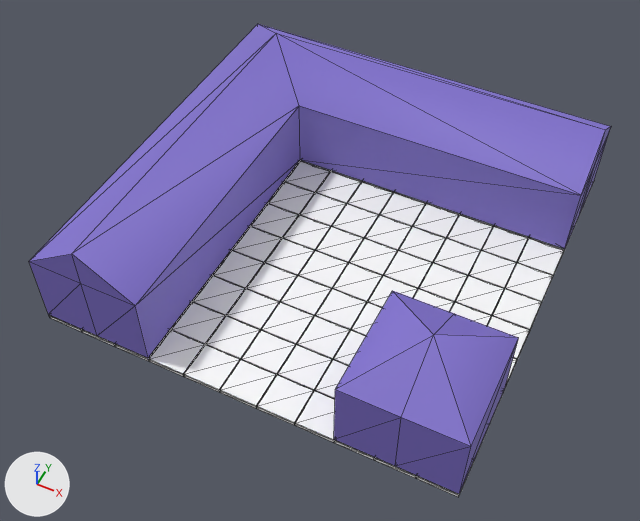
Renders of the glTF model repository/age-of/data/models/XG_Town-Hall.glb from each side of a commit.
Camera for both pictures: a 50 mm lens placed at (81.84, 21.11, 17.59), pointed at (75.29, 34.22, 1.21). Lighting does not change. The marker at lower left points along +X, +Y and +Z. Mesh edges are drawn as thin lines. Where no turn or scale is listed for an object, it has been applied to the vertices. Vertices at the same position are counted once.

Objects in the first picture: '1m_base_block_1353', '1m_base_block_1435', '1m_base_block_1436', '1m_base_block_1437', '1m_base_block_1438', '1m_base_block_1446', '1m_base_block_1447', '1m_base_block_1448', '1m_base_block_1449', '1m_base_block_1451', 'building_3m_3m_006', 'building_9m_3m_g_shape_006'.
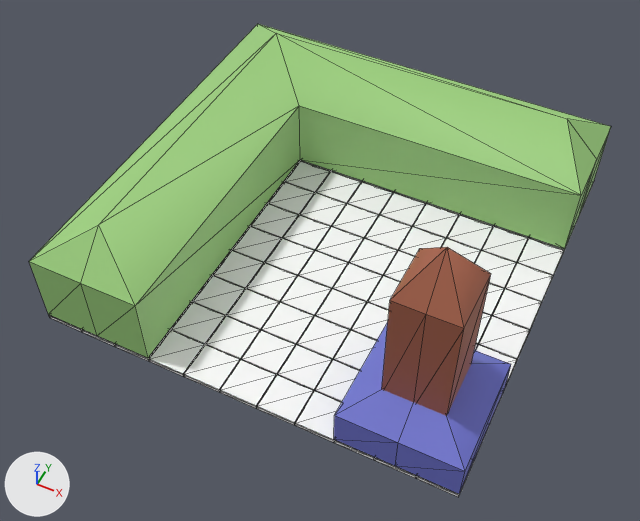
The newer file is also turned or shifted as a whole; pictures and numbers use the older file's frame.

Boxes [x1, y1, x2, y2] around the edits, measured in the pictures (640 x 521 px; the box of a moved part takes in the faces that stretch with it):
'building_9m_3m_g_shape_006', recoloured, reshaped, shading changed (blue to green): [29, 24, 611, 358] in both
'building_3m_3m_006', reshaped (15% shorter): before [334, 291, 519, 494]; after [334, 322, 511, 494]
'building_3m_3m_018', added (brown): after [382, 247, 491, 416]
part 2 of me_mesh_1285, moved or reshaped: [259, 24, 611, 195] in both
part 3 of me_mesh_1285, moved or reshaped: [29, 34, 299, 306] in both
part 4 of me_mesh_1285, shading changed: [81, 283, 134, 335] in both
part 5 of me_mesh_1285, shading changed: [581, 130, 610, 209] in both

The change, as a list of edits to the scene's bpy script:
```text
Add mat_green:
    mat_green = principled_material('green')
    mat_green.base_color = (0.348, 0.65, 0.215)  # green #9fd380
    mat_green.roughness = 0.553
Add mat_red:
    mat_red = principled_material('red')
    mat_red.base_color = (0.391, 0.123, 0.0677)  # brown #a8624a
    mat_red.roughness = 0.553
Change me_mesh_1286:
    where me_mesh_1286.from_pydata(...)  # 14 vertices, 24 faces; spans x -1.5..1.5, y -1.5..1.5, z 0.0..3.0
    used by ob_building_3m_3m_006; location = (79.0, 32.0, 0.0)
    before: 6 (-1.5, -1.5, 2.0) at pixel (335, 389), 7 (0.0, -1.5, 2.0) at pixel (401, 417), 8 (1.5, -1.5, 2.0) at pixel (471, 446), 9 (-1.5, 1.5, 2.0) at pixel (392, 290), 10 (0.0, 1.5, 2.0) at pixel (454, 313)
    before: 11 (1.5, 1.5, 2.0) at pixel (518, 337), 12 (0.0, 0.0, 3.0) at pixel (433, 334), 13 (0.0, 0.0, 3.0) at pixel (433, 334)
    me_mesh_1286 part 1
    add for i in [*range(6, 14)]: me_mesh_1286.vertices[i].co += Vector((0.0, 0.0, -1.0))
Change me_mesh_1285:
    where me_mesh_1285.from_pydata(...)  # 19 vertices, 34 faces; spans x -4.5..6.5, y -9.5..1.5, z 0.0..3.0
    used by ob_building_9m_3m_g_shape_006; location = (74.0, 40.0, 0.0)
    remove me_mesh_1285.materials.append(mat_base_2)  # blue #8272ce
    me_mesh_1285 part 2
    me_mesh_1285.vertices[11].co: (6.5, 0.0, 3.0) -> (5.5, 0.0, 3.0)  # pixel (605, 129) -> pixel (567, 118)
    me_mesh_1285 part 3
    me_mesh_1285.vertices[18].co: (-3.0, -9.5, 3.0) -> (-3.0, -8.5, 3.0)  # pixel (71, 253) -> pixel (98, 224)
    me_mesh_1285 part 4: the 1 face centred in x -2.5, y -9.5, z 1.33 is now shaded smooth
    me_mesh_1285 part 5: the 1 face centred in x 6.5, y 0.5, z 1.33 is now shaded smooth
    add me_mesh_1285.materials.append(mat_green)  # green #9fd380
Add me_mesh_173:
    me_mesh_173.from_pydata([(-0.75, -0.75, -0.75), (0.0, -0.75, -0.75), (0.75, -0.75, -0.75), (-0.75, 0.75, -0.75), (0.0, 0.75, -0.75), (0.75, 0.75, -0.75), (-0.75, -0.75, 2.51), (0.0, -0.75, 2.51), (0.75, -0.75, 2.51), (-0.75, 0.75, 2.51), (0.0, 0.75, 2.51), (0.75, 0.75, 2.51), (0.0, 0.0, 3.63), (0.0, 0.0, 3.63)], [], [(0, 3, 4), (0, 4, 1), (1, 4, 5), (1, 5, 2), (6, 12, 13), (6, 13, 9), (12, 8, 11), (12, 11, 13), (0, 1, 7), (0, 7, 6), (1, 2, 8), (1, 8, 7), (2, 5, 11), (2, 11, 8), (5, 4, 10), (5, 10, 11), (4, 3, 9), (4, 9, 10), (3, 0, 6), (3, 6, 9), (6, 7, 12), (7, 8, 12), (11, 10, 13), (10, 9, 13)])
    me_mesh_173.materials.append(mat_red)  # brown #a8624a
Add ob_building_3m_3m_018:
    ob_building_3m_3m_018 = bpy.data.objects.new('building_3m_3m_018', me_mesh_173)
    ob_building_3m_3m_018.location = (79.0, 32.0, 2.02)
```
